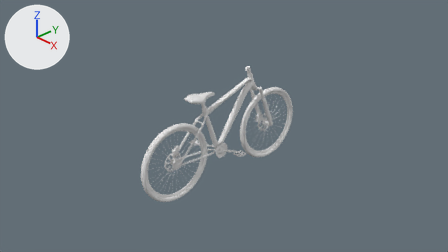
What one commit did to the Blender file Bicycle - Frog Panther/bicycle.blend.
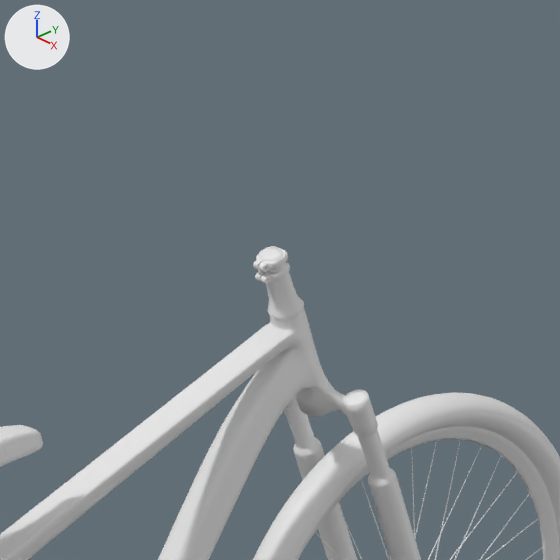
The first picture shows the older version from the file's camera 'Camera'. The close-ups show both versions on the part from 47% to 65% of the width and 12% to 44% of the height of that picture; other places that the commit changed are outside them. Every picture has the same lights, and +X, +Y and +Z are marked at upper left.

The first close-up shows 'Frame', 'saddle', 'wheel.F'.
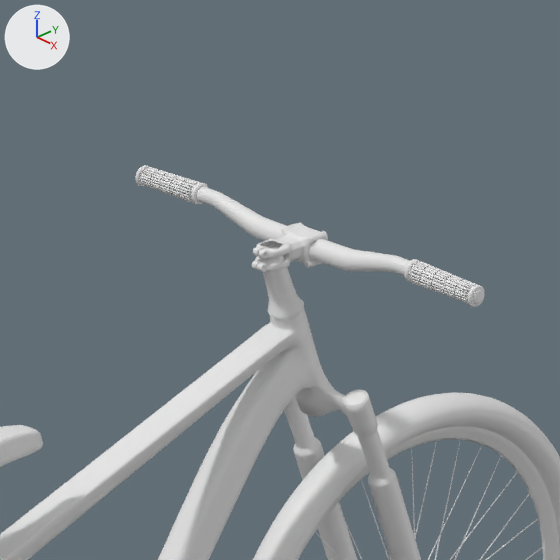
Location of each change, (x1, y1, x2, y2) in pixels of the close-ups (560 x 560 px):
'Frame', reshaped: before (0, 246, 421, 560); after (0, 247, 421, 560)
'Cube', added: after (136, 165, 485, 307)
'handler_bar holder', added: after (252, 223, 328, 272)
'grip', added: after (409, 261, 477, 303)
'grip.001', added: after (141, 167, 201, 204)
part 1 of me_cube_001, deleted: before (253, 246, 288, 272)
part 2 of me_cube_001, deleted: before (255, 262, 290, 284)

Edits to the bpy script that builds the scene:
```text
Change me_cube_001:
    where me_cube_001.from_pydata(...)  # 398 vertices, 350 faces; spans x 0.0..0.18, y -1.15..1.22, z -0.51..0.93
    me_cube_001 part 1: the loose piece of 46 vertices spanning x 0.0..0.04, y 0.55..0.64, z 0.88..0.93 is deleted
    me_cube_001 part 2: the loose piece of 44 vertices spanning x 0.0..0.04, y 0.56..0.65, z 0.84..0.89 is deleted
Add cu_beziercircle_001:
    cu_beziercircle_001 = bpy.data.curves.new('BezierCircle.001', 'CURVE')
    cu_beziercircle_001.dimensions = '3D'
    _sp = cu_beziercircle_001.splines.new('BEZIER'); _sp.bezier_points.add(3)
    _sp.bezier_points.foreach_set('co', [-0.607, 0.0, 0.0, -0.00384, 0.603, 0.0, 0.6, 0.0, 0.0, -0.00384, -0.603, 0.0])
    _sp.bezier_points.foreach_set('handle_left', [-0.607, -0.333, 0.0, -0.337, 0.603, 0.0, 0.6, 0.333, 0.0, 0.329, -0.603, 0.0])
    _sp.bezier_points.foreach_set('handle_right', [-0.607, 0.333, 0.0, 0.329, 0.603, 0.0, 0.6, -0.333, 0.0, -0.337, -0.603, 0.0])
    for _p, _l, _r in zip(_sp.bezier_points, ['AUTO', 'AUTO', 'AUTO', 'AUTO'], ['AUTO', 'AUTO', 'AUTO', 'AUTO']): _p.handle_left_type = _l; _p.handle_right_type = _r
    _sp.order_u = 0
    _sp.order_v = 0
    _sp.use_cyclic_u = True
    cu_beziercircle_001.use_path = True
    cu_beziercircle_001.use_path_clamp = True
    cu_beziercircle_001.fill_mode = 'FULL'
Add cu_beziercircle:
    cu_beziercircle = bpy.data.curves.new('BezierCircle', 'CURVE')
    cu_beziercircle.dimensions = '3D'
    _sp = cu_beziercircle.splines.new('BEZIER'); _sp.bezier_points.add(3)
    _sp.bezier_points.foreach_set('co', [-0.607, 0.0, 0.0, -0.00384, 0.603, 0.0, 0.6, 0.0, 0.0, -0.00384, -0.603, 0.0])
    _sp.bezier_points.foreach_set('handle_left', [-0.607, -0.333, 0.0, -0.337, 0.603, 0.0, 0.6, 0.333, 0.0, 0.329, -0.603, 0.0])
    _sp.bezier_points.foreach_set('handle_right', [-0.607, 0.333, 0.0, 0.329, 0.603, 0.0, 0.6, -0.333, 0.0, -0.337, -0.603, 0.0])
    for _p, _l, _r in zip(_sp.bezier_points, ['AUTO', 'AUTO', 'AUTO', 'AUTO'], ['AUTO', 'AUTO', 'AUTO', 'AUTO']): _p.handle_left_type = _l; _p.handle_right_type = _r
    _sp.order_u = 0
    _sp.order_v = 0
    _sp.use_cyclic_u = True
    cu_beziercircle.use_path = True
    cu_beziercircle.use_path_clamp = True
    cu_beziercircle.fill_mode = 'FULL'
Add ob_handler_bar_holder:
    ob_handler_bar_holder = bpy.data.objects.new('handler_bar holder', me_cube_003)  # 469 vertices, 412 faces; spans x -0.06..0.06, y -0.124..0.094, z -0.05..0.046; modifiers SUBSURF
    ob_handler_bar_holder.location = (0.0, 0.669, 0.911)
    ob_handler_bar_holder.rotation_euler = (-0.00247, 0.0, 0.0)  # degrees (-0.1, 0, 0)
Add ob_grip_001:
    ob_grip_001 = bpy.data.objects.new('grip.001', me_cube_005)  # 110 vertices, 54 faces; spans x -2.62..2.62, y -0.17..0.17, z 0.0..0.29; modifiers SUBSURF, ARRAY, CURVE
    ob_grip_001.location = (-0.499, 0.722, 0.94)
    ob_grip_001.rotation_euler = (-0.00247, 0.0, -3.142)  # degrees (-0.1, 0, -180)
    ob_grip_001.scale = (0.0373, 0.0373, 0.0373)
Add ob_beziercircle_001:
    ob_beziercircle_001 = bpy.data.objects.new('BezierCircle.001', cu_beziercircle_001)
    ob_beziercircle_001.location = (-0.499, 0.722, 0.945)
    ob_beziercircle_001.rotation_euler = (0.0, 1.591, -3.142)  # degrees (0, 91, -180)
    ob_beziercircle_001.scale = (0.037, 0.037, 0.037)
Add ob_grip:
    ob_grip = bpy.data.objects.new('grip', me_cube_005.copy())  # modifiers SUBSURF, ARRAY, CURVE
    ob_grip.location = (0.501, 0.722, 0.94)
    ob_grip.rotation_euler = (-0.00247, 0.0, 0.0)  # degrees (-0.1, 0, 0)
    ob_grip.scale = (0.0373, 0.0373, 0.0373)
Add ob_beziercircle:
    ob_beziercircle = bpy.data.objects.new('BezierCircle', cu_beziercircle)
    ob_beziercircle.location = (0.501, 0.722, 0.945)
    ob_beziercircle.rotation_euler = (0.0, 1.591, 0.0)  # degrees (0, 91, 0)
    ob_beziercircle.scale = (0.037, 0.037, 0.037)
Add ob_cube:
    ob_cube = bpy.data.objects.new('Cube', me_cube_002)  # 80 vertices, 77 faces; spans x 0.0..16.6, y -0.9..0.9, z -0.9..1.8; modifiers MIRROR, SUBSURF
    ob_cube.location = (0.0, 0.722, 0.912)
    ob_cube.rotation_euler = (-0.00247, 0.0, 0.0)  # degrees (-0.1, 0, 0)
    ob_cube.scale = (0.0373, 0.0373, 0.0373)
```
